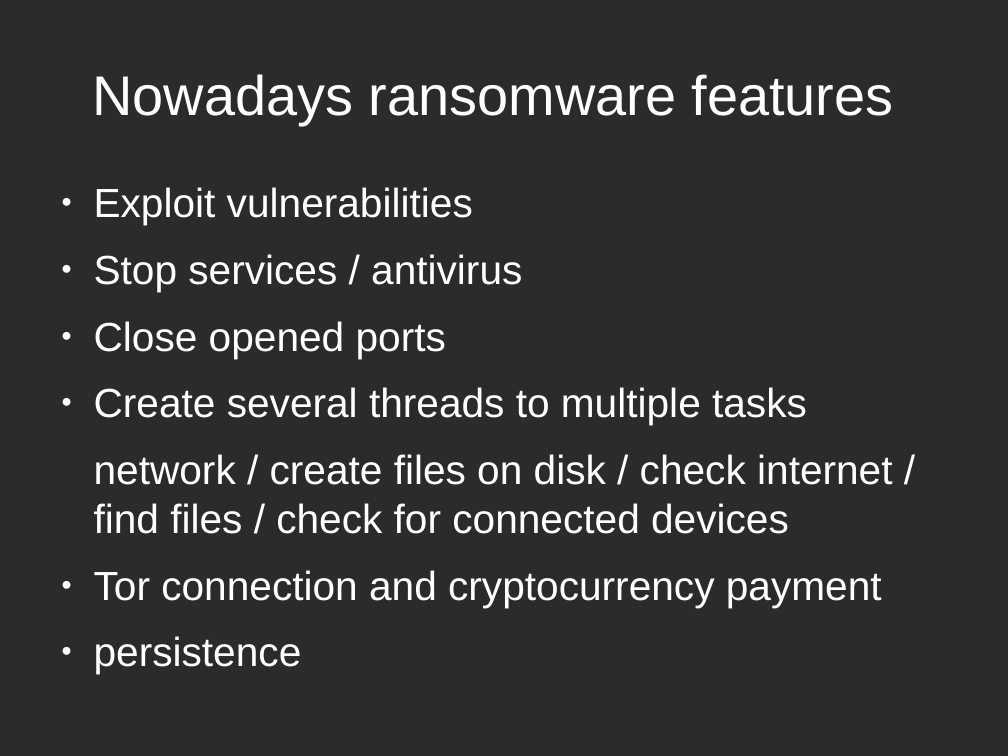
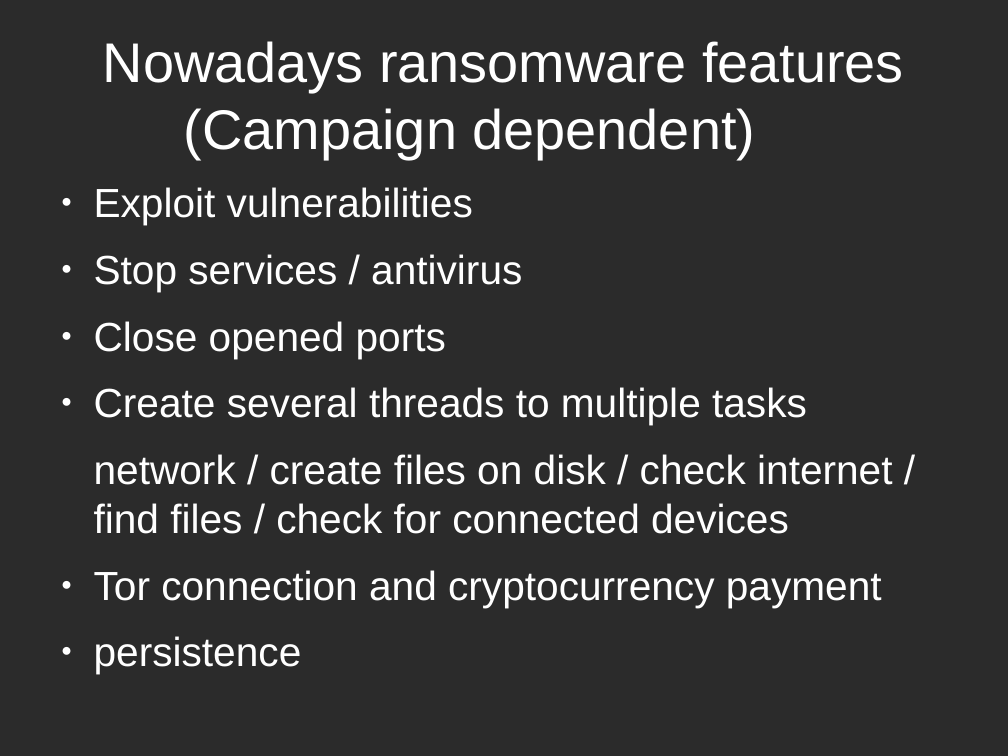
Before and after one commit to tarcisio-marinho/GonnaCry, a slide deck: slide 6 of Python/new_ransomware/na_beira_do_rio.odp (slide 5 before the commit). Drawn at 1008x756 pixels with LibreOffice and Linux fonts; fonts in the diff are those of the drawing; background and template pictures are left out; a plain dark background stands for a picture behind light text. Boxes give left, top, right and bottom in pixels: in the first picture for what was removed or moved away, otherwise in the second. Text is boxed around its words. In the diff, an @@ line names an element or a change of style, - is before the commit and + after.

```diff
--- a/Python/new_ransomware/na_beira_do_rio.odp
+++ b/Python/new_ransomware/na_beira_do_rio.odp
@@ title at [103,41,904,159]: text changed @@
-Nowadays ransomware features
+Nowadays ransomware features
+(Campaign dependent)
```
Also in this commit, not shown: 2 other slides changed, 1 slide added.
